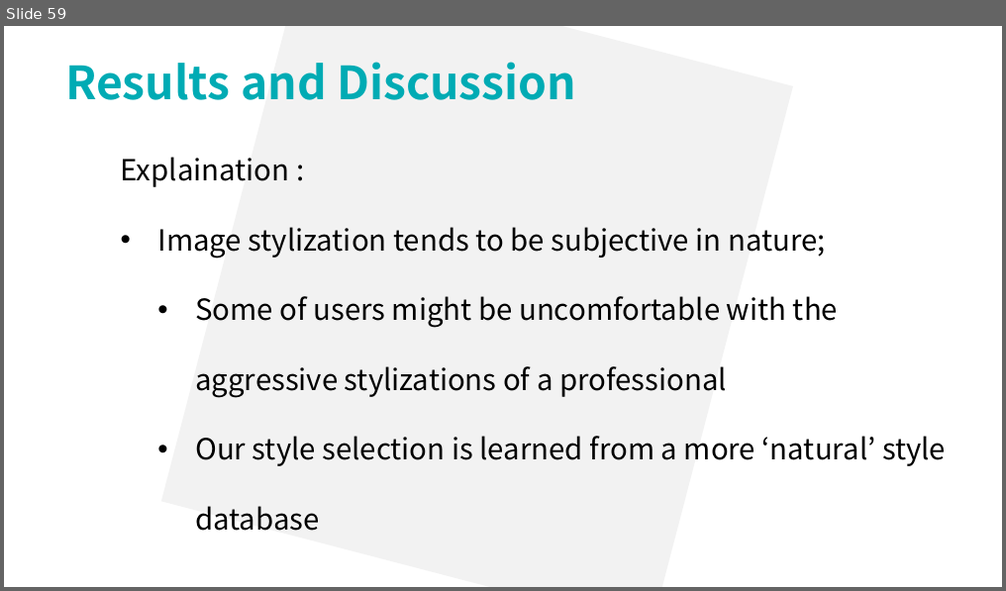
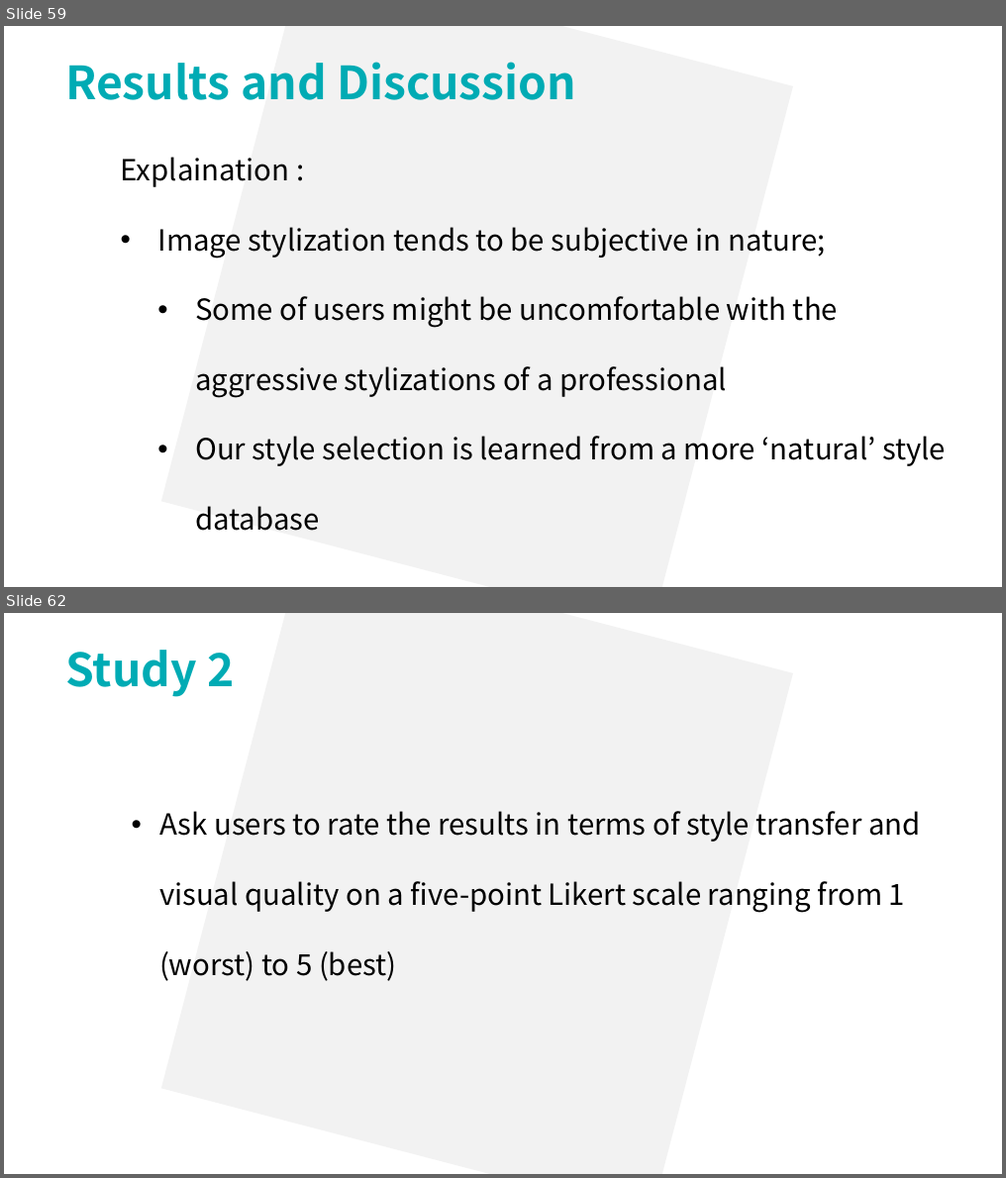
Before and after one commit to lsyoath/sheepy, a slide deck: ComputerVision.pptx. Shown one above the other, each under a label of ours: slide 59 before the commit, slides 59 and 62 after it; the slides between them are not shown. The pictures are 1006x591 and 1006x1178 pixels, drawn with LibreOffice and Linux fonts; fonts in the diff are those of the drawing. Boxes give left, top, right and bottom in pixels: in the first picture for what was removed or moved away, otherwise in the second. Text is boxed around its words. In the diff, an @@ line names an element or a change of style, - is before the commit and + after.

```diff
--- a/ComputerVision.pptx
+++ b/ComputerVision.pptx
@@ slide 62 added at box(4, 613, 1002, 1174), background #FFFFFF @@
@@ rectangle added at box(161, 613, 793, 1174), fill #F2F2F2 @@
@@ text added at box(65, 650, 234, 697), 44 pt, text #00ABB4, bold @@
+Study 2
@@ text added at box(159, 811, 921, 981), 28 pt, text #000000 @@
+  • Ask users to rate the results in terms of style transfer and visual quality on a five-point Likert scale ranging from 1 (worst) to 5 (best)
```
Also in this commit, not shown: 2 slides changed, 6 other slides added.
